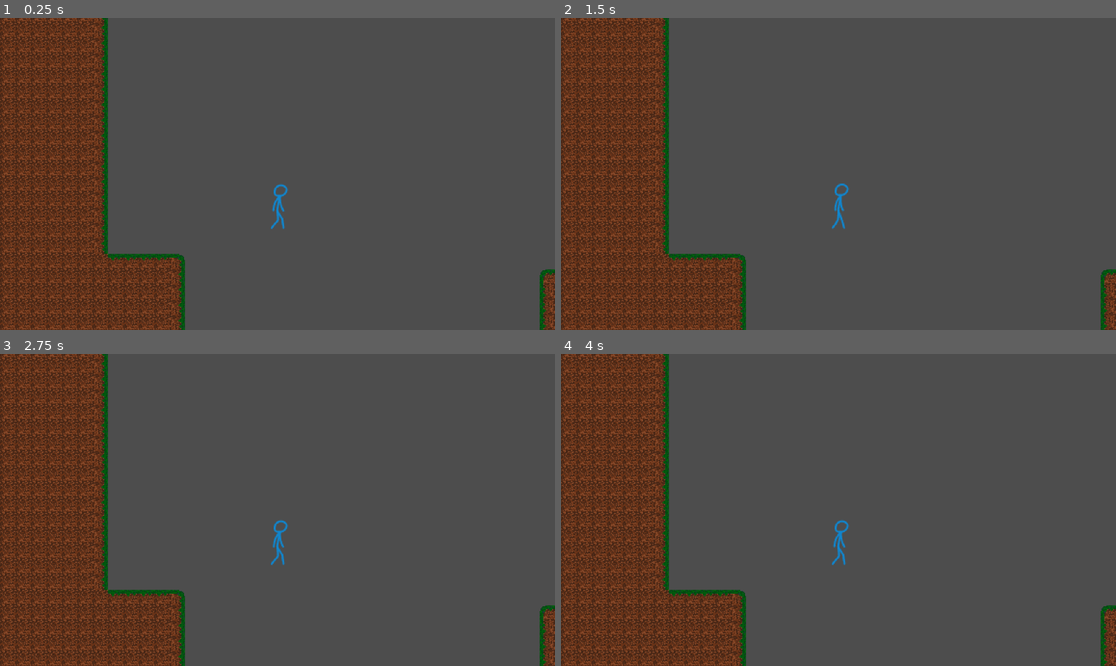
Above: before the commit, frames 1-4 (two rows, left to right).
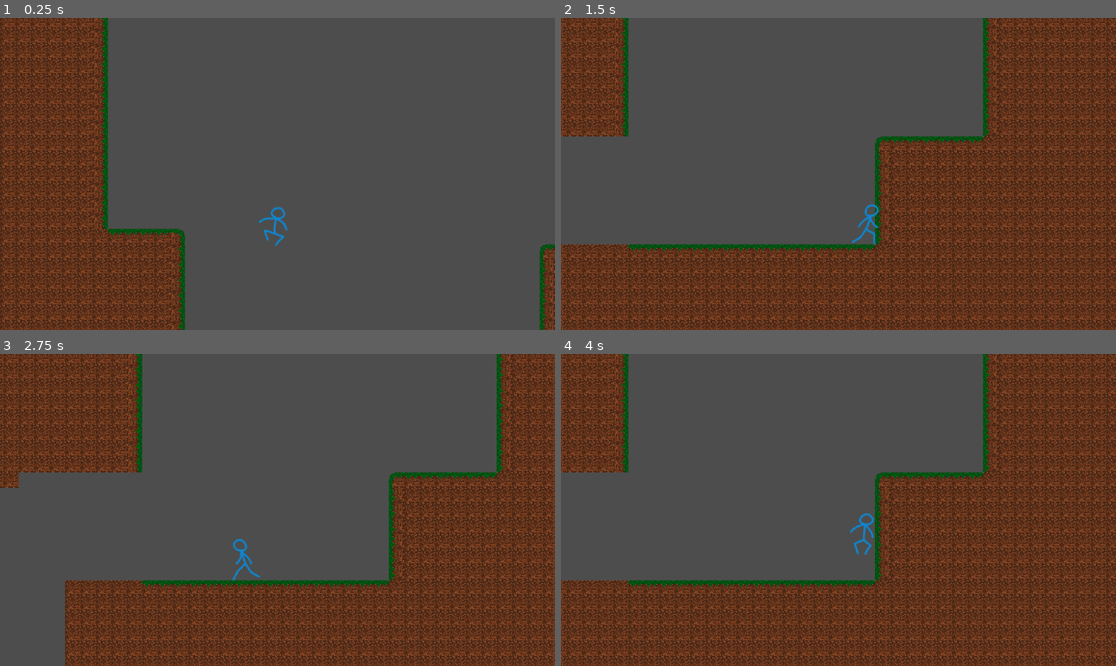
Above: after the commit, the same moments.

Repository: Chaotic-Legend/Silksong-Movement-Tutorial
Game: Godot game, scene res://assets/scenes/levels/pixel_level.tscn
Same seed, same stepped clock (60 frames per second), same inputs: the game is played once before the commit and once after it.
Inputs:
- Up to frame 1 (0.25 s): no input
- Up to frame 2 (1.5 s): hold D (move_right) from 0.53 s (still down); tap Space (jump) at 0.77 s
- Up to frame 3 (2.75 s): tap Space (jump) at 1.52 s; release D (move_right) at 2.03 s; hold A (move_left) from 2.03 s (still down)
- Up to frame 4 (4 s): release A (move_left) at 2.78 s; hold D (move_right) from 2.78 s (still down); tap Space (jump) at 3.02, 3.77 s

The runs differ from the first frame. In frame 1, 11% of the frame differs, in the area x 0-100%, y 0-100%; in frame 2, 59%; in frame 3, 51%; in frame 4, 59%.
Error before the commit: Parse Error: Function "is_input_toward_facing()" not found in base self. (res://assets/scripts/player/player_controller(pixel)

Commit message:
Updated the script again to implement the ledge climb state.

Diff:
--- a/assets/scripts/player/player_controller(pixel).gd
+++ b/assets/scripts/player/player_controller(pixel).gd
@@ -32,6 +32,7 @@
 
 func _ready() -> void:
 	switch_state(active_state)
+	ledge_climb_ray_cast.add_exception(self)
 
 func _physics_process(delta: float) -> void:
 	process_state(delta)
@@ -138,4 +139,26 @@
 	var input_direction := signf(Input.get_axis("move_left", "move_right"))
 	if input_direction:
 		animated_sprite.flip_h = input_direction < 0
+		facing_direction = input_direction
+		ledge_climb_ray_cast.position.x = input_direction * absf(ledge_climb_ray_cast.position.x)
+		ledge_climb_ray_cast.target_position.x = input_direction * absf(ledge_climb_ray_cast.target_position.x)
+		ledge_climb_ray_cast.force_raycast_update()
 	velocity.x = input_direction * WALK_VELOCITY
+
+func is_input_toward_facing() -> bool:
+	return signf(Input.get_axis("move_left", "move_right")) == facing_direction
+
+func is_ledge() -> bool:
+	return is_on_wall_only() and \
+	ledge_climb_ray_cast.is_colliding() and \
+	ledge_climb_ray_cast.get_collision_normal().is_equal_approx(Vector2.UP)
+
+func is_space() -> bool:
+	ledge_space_ray_cast.global_position = ledge_climb_ray_cast.get_collision_point()
+	ledge_space_ray_cast.force_raycast_update()
+	return not ledge_space_ray_cast.is_colliding()
+func ledge_climb_offset() -> Vector2:
+	var shape := player_collider.shape
+	if shape is CapsuleShape2D:
+		return Vector2(shape.radius * 2.0, -shape.height * 0.5)
+	return Vector2.ZERO
Not shown, added: assets/prefabs/player/player_controller(pixel).tscn17948029110.tmp
Not shown, added: assets/prefabs/player/player_controller(pixel).tscn17970691587.tmp
